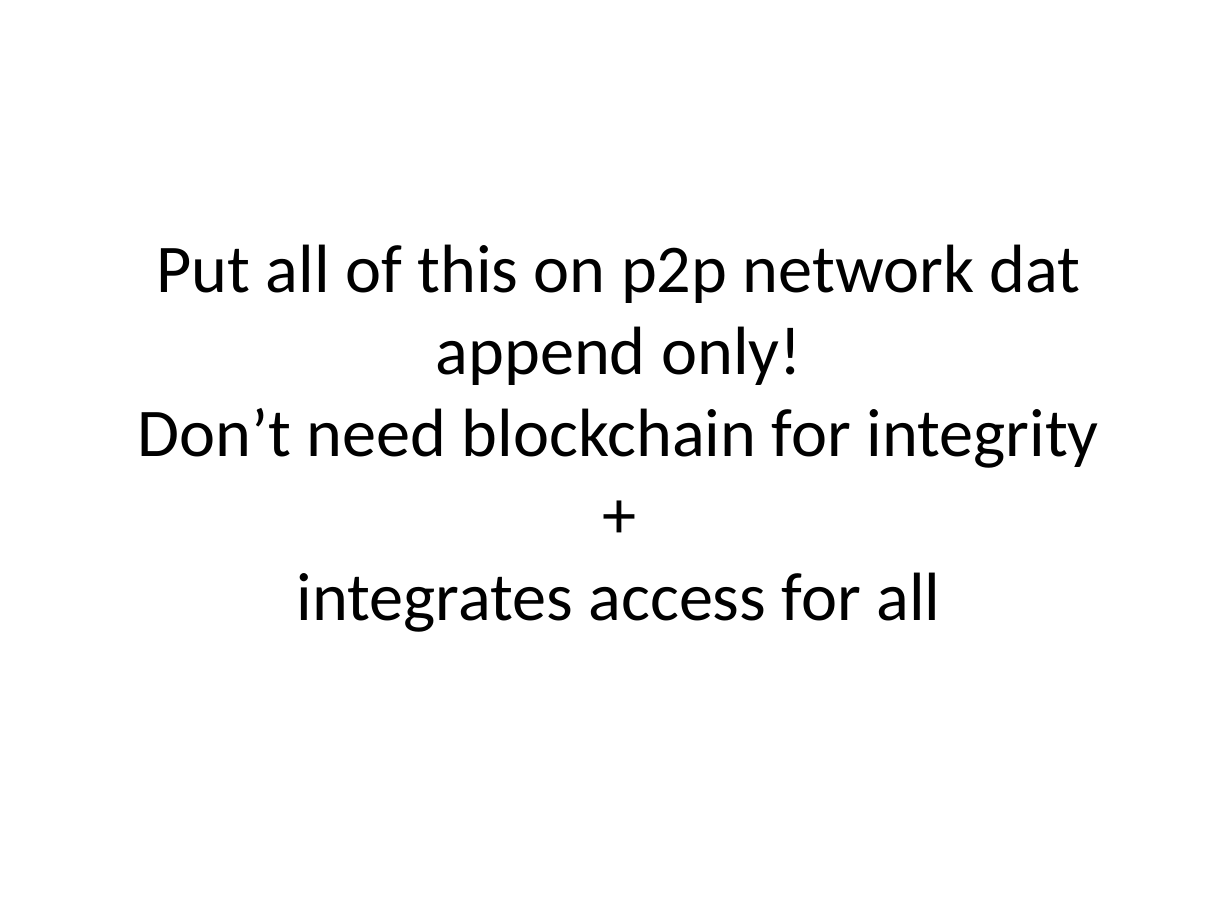
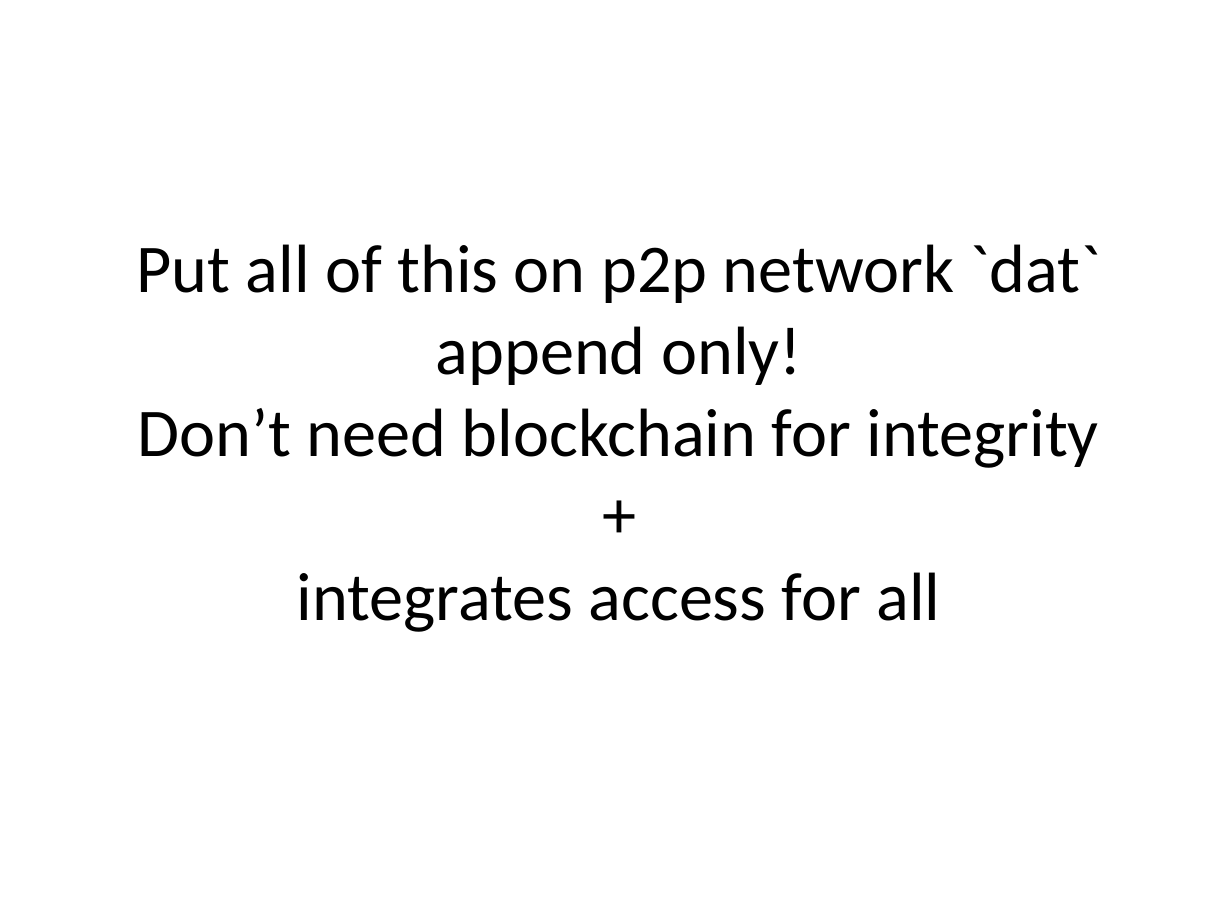
Before and after one commit to chartgerink/talks, a slide deck: slide 23 of 2016_2017/20170824ifla/presentation.odp. Drawn at 1232x924 pixels with LibreOffice and Linux fonts; fonts in the diff are those of the drawing. Boxes give left, top, right and bottom in pixels: in the first picture for what was removed or moved away, otherwise in the second. Text is boxed around its words. In the diff, an @@ line names an element or a change of style, - is before the commit and + after.

```diff
--- a/2016_2017/20170824ifla/presentation.odp
+++ b/2016_2017/20170824ifla/presentation.odp
@@ title at (x1=136, y1=244, x2=1101, y2=632): text changed @@
-Put all of this on p2p network dat
-append only!
-Don’t need blockchain for integrity
-+
-integrates access for all
+Put all of this on p2p network `dat`
+append only!
+Don’t need blockchain for integrity
++
+integrates access for all
```
Also in this commit, not shown: 1 slide added, 1 slide removed, 9 other files.
